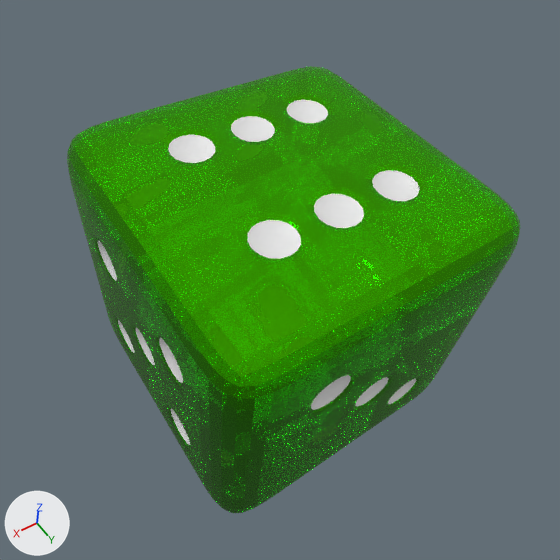
An edit to the Blender file blender/dice_model.blend, drawn before and after from the same camera.
One viewpoint serves both versions: the file's camera 'Camera'. Arrows for +X, +Y and +Z are at lower left; the lights stay in place.
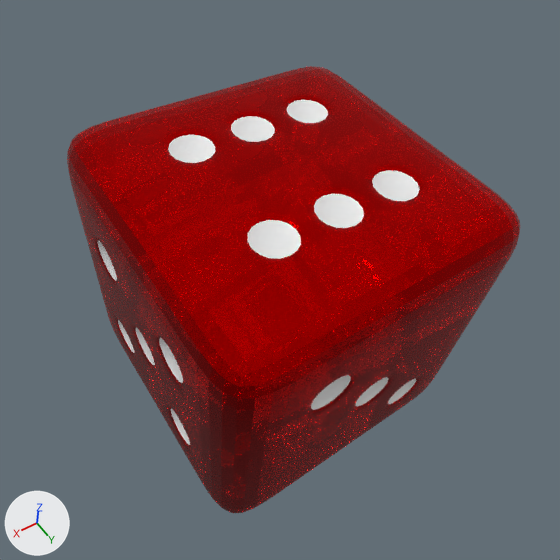
Changed parts and their boxes [x1, y1, x2, y2] in the pictures (560 x 560 px):
'Cube', recoloured (green to red)
    both: [67, 66, 520, 513]

What changed in the scene script:
```text
Change mat_material:
    where n0 = _N.new('ShaderNodeBsdfPrincipled'); n0.name = 'Principled BSDF'
    n0.inputs[0].default_value: (0.13, 1.0, 0.00121, 1.0) -> (1.0, 0.0, 0.0, 1.0)  # 'Base Color', green #65ff04 -> 'Base Color', red #ff0000
    where n3 = _N.new('ShaderNodeBsdfGlass'); n3.name = 'Glass BSDF'
    n3.inputs[0].default_value: (0.13, 1.0, 0.00121, 1.0) -> (1.0, 0.0, 0.0, 1.0)  # 'Color', green #65ff04 -> 'Color', red #ff0000
```
